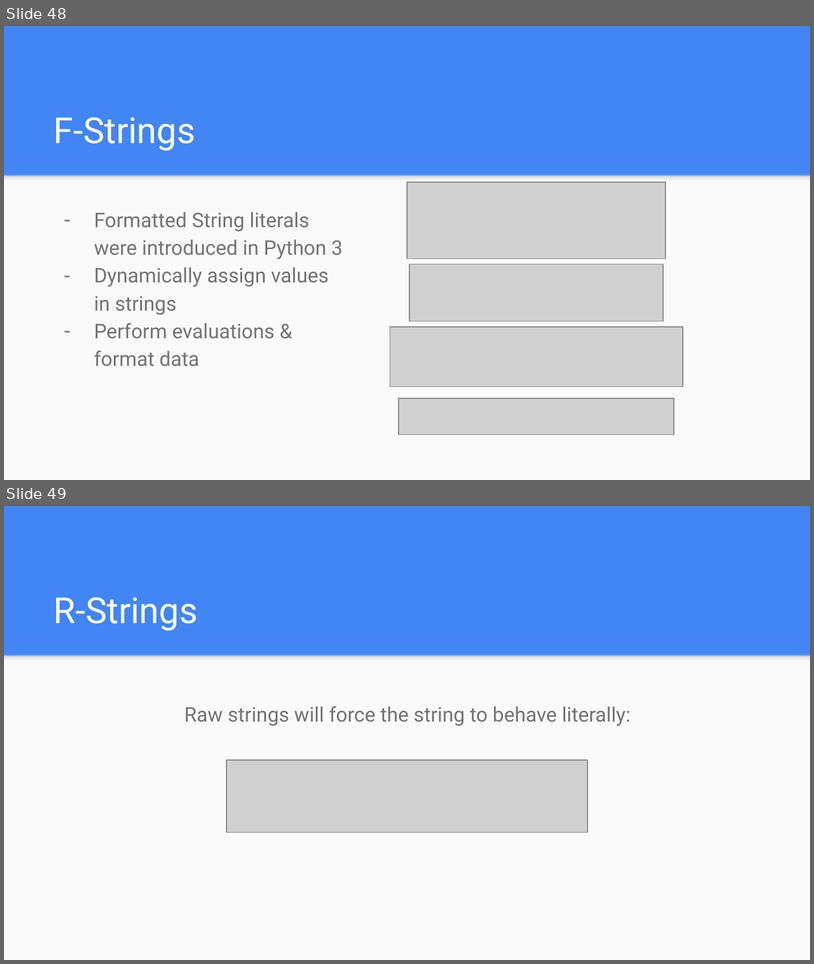
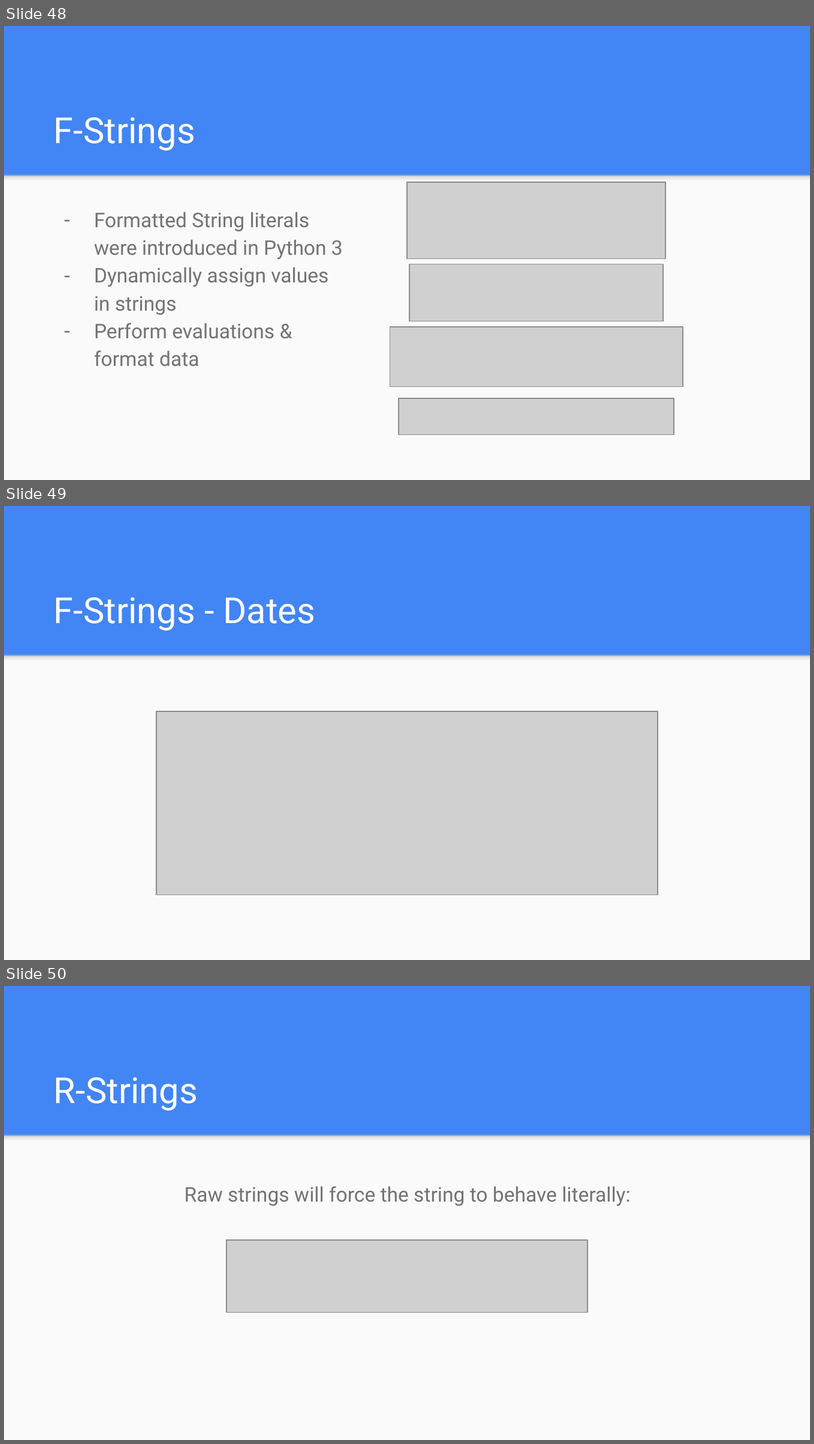
Before and after one commit to e-m-wilson/java-fs, a slide deck: Week_10/Python Basics.pptx. Shown one above the other, each under a label of ours: slides 48 and 49 before the commit, slides 48, 49 and 50 after it. The pictures are 814x964 and 814x1444 pixels, drawn with LibreOffice and Linux fonts; fonts in the diff are those of the drawing; grey boxes stand for pictures. Boxes give left, top, right and bottom in pixels: in the first picture for what was removed or moved away, otherwise in the second. Text is boxed around its words. In the diff, an @@ line names an element or a change of style, - is before the commit and + after.

Commit message:
added datetime f-string example

```diff
--- a/Week_10/Python Basics.pptx
+++ b/Week_10/Python Basics.pptx
@@ slide 49 added at (4,506,810,960), background #4285F4; not listed: 2 template elements that a slide beside it also shows @@
@@ title added at (54,597,315,631), 32 pt, text #FFFFFF @@
+F-Strings - Dates
@@ picture added at (156,712,658,895) @@
@@ what was slide 49 is now slide 50 @@
```
